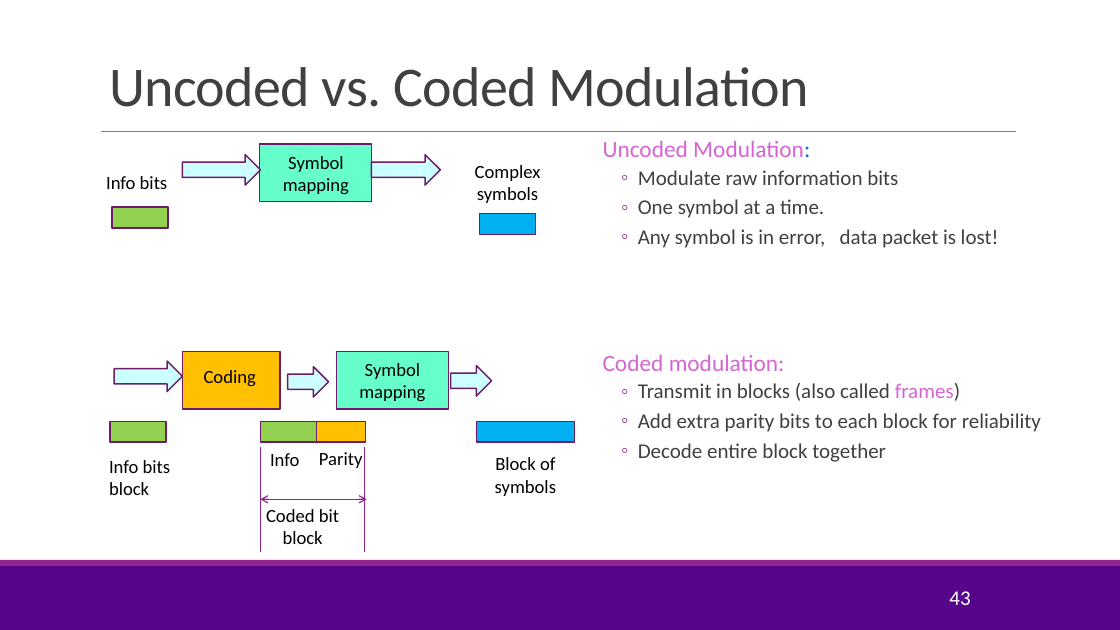
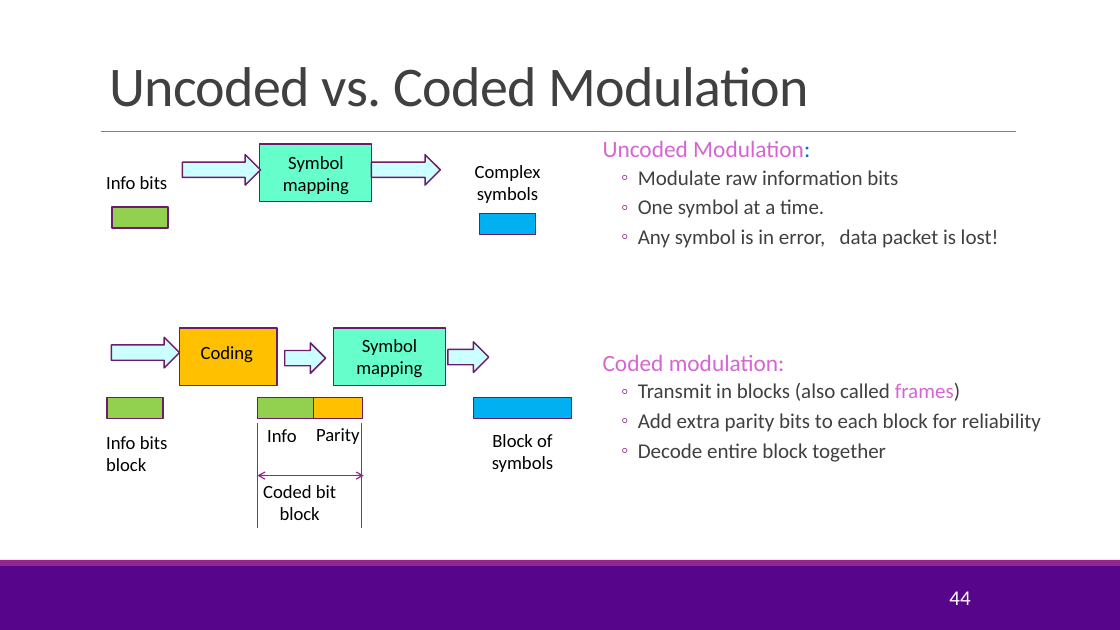
Before and after one commit to sdrangan/wirelesscomm, a slide deck: slide 44 of lectures/Unit04_Coding.pptx (slide 43 before the commit). Drawn at 1120x630 pixels with LibreOffice and Linux fonts; fonts in the diff are those of the drawing; background and template pictures are left out. Boxes give left, top, right and bottom in pixels: in the first picture for what was removed or moved away, otherwise in the second. Text is boxed around its words. In the diff, an @@ line names an element or a change of style, - is before the commit and + after.

```diff
--- a/lectures/Unit04_Coding.pptx
+++ b/lectures/Unit04_Coding.pptx
@@ 4 rectangles, 1 right arrow: place and size @@
-4 rectangles, 1 right arrow at (110, 352, 575, 442)
+4 rectangles, 1 right arrow at (108, 328, 572, 418)
@@ 7 texts, 2 lines, 2 right arrows, 2 rectangles, 1 double arrow: place and size @@
-7 texts, 2 lines, 2 right arrows, 2 rectangles, 1 double arrow at (109, 352, 556, 552)
+7 texts, 2 lines, 2 right arrows, 2 rectangles, 1 double arrow at (106, 328, 553, 528)
@@ page number at (949, 591, 970, 605): text changed @@
-43
+44
```
Also in this commit, not shown: 7 other slides changed, 11 slides added, 3 slides removed, 3 other files.
